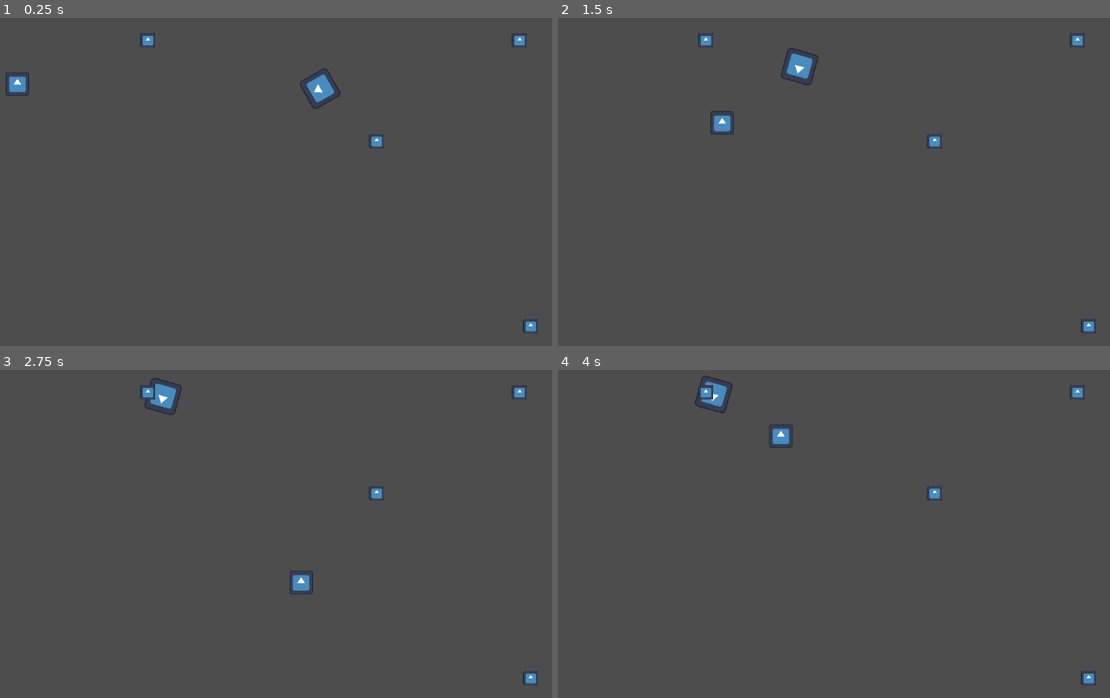
Above: before the commit, frames 1-4 (two rows, left to right).
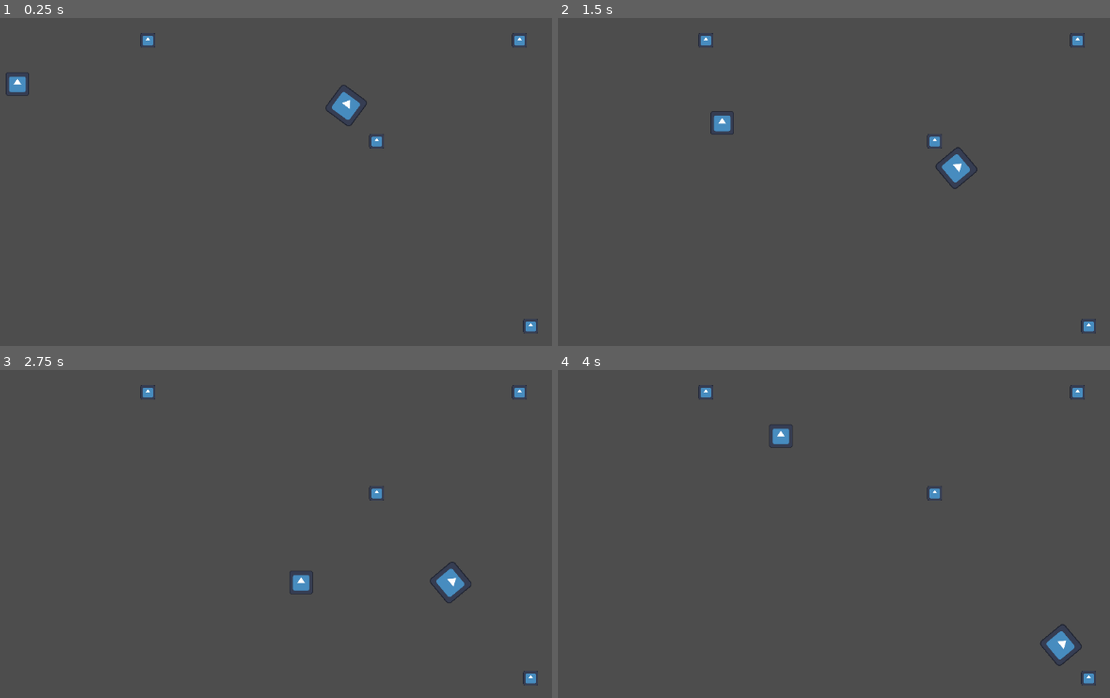
Above: after the commit, the same moments.

Repository: MarcelAndreleRoux/Biltong_LOB_IMY300
Game: Godot game, scene res://scenes/world/world.tscn
Same seed, same stepped clock (60 frames per second), same inputs: the game is played once before the commit and once after it. The engine's default icon, where the game draws it, is replaced by a stand-in: a white triangle on a blue panel in a dark square.
Inputs:
- Up to frame 1 (0.25 s): no input
- Up to frame 2 (1.5 s): hold D (move_right) 0.53-1.28 s; hold S (move_down) from 1.28 s (still down)
- Up to frame 3 (2.75 s): release S (move_down) at 2.03 s; hold D (move_right) from 2.03 s (still down)
- Up to frame 4 (4 s): release D (move_right) at 2.78 s; hold W (move_up) 2.78-3.53 s; hold A (move_left) from 3.53 s (still down)

The runs differ from the first frame. In frame 1, 0.7% of the frame differs, in the area x 54-67%, y 15-33%; in frame 2, 0.7%, in the area x 40-76%, y 9-53%; in frame 3, 0.7%; in frame 4, 0.6%.

Commit message:
Enemy movement fix

Diff:
--- a/scenes/entities/enemies/Wander.gd
+++ b/scenes/entities/enemies/Wander.gd
@@ -2,50 +2,54 @@
 
 @export var group_name: String
 
-@onready var wander_at_place_time = $WanderAtPlaceTime
-
 var positions: Array
-var temp_positions: Array
-var current_position: Marker2D
-
+var current_position_index: int = 0
 var direction: Vector2 = Vector2.ZERO
 var waiting: bool = false
 
 func _ready():
 	positions = get_tree().get_nodes_in_group(group_name)
-	_get_positions()
-	_get_next_position()
+	if positions.size() > 0:
+		_get_next_position()
+	else:
+		print("No positions found in group")
 
 func _physics_process(delta):
 	if waiting:
 		return
 
-	if global_position.distance_to(current_position.position) < 10:
+	if global_position.distance_to(positions[current_position_index].global_position) < 10:
 		_stop_and_wait()
 	else:
 		move_towards_position(delta)
 
-func _get_positions():
-	temp_positions = positions.duplicate()
-	temp_positions.shuffle()
-
 func _get_next_position():
-	if temp_positions.is_empty():
-		_get_positions()
-	current_position = temp_positions.pop_front()
-	direction = (current_position.position - global_position).normalized()
+	current_position_index = (current_position_index + 1) % positions.size()
+	direction = (positions[current_position_index].global_position - global_position).normalized()
 
 func _stop_and_wait():
 	waiting = true
-	wander_at_place_time.start()
+	_create_timer()
+
+func _create_timer():
+	var timer = Timer.new()
+	timer.wait_time = 3.0  # Set your desired wait time here
+	timer.one_shot = true
+	timer.timeout.connect(_on_wander_at_place_time_timeout)
+	add_child(timer)
+	timer.start()
 
 func move_towards_position(delta):
-	var move_amount = direction * delta
-	if global_position.distance_to(current_position.position) <= move_amount.length():
-		global_position = current_position.position
+	var move_amount = direction * delta  # Ensure speed is factored in
+	if global_position.distance_to(positions[current_position_index].global_position) <= move_amount.length():
+		global_position = positions[current_position_index].global_position
+		_stop_and_wait()  # Stop and wait when reaching the marker
 	else:
 		global_position += move_amount
 
 func _on_wander_at_place_time_timeout():
 	waiting = false
 	_get_next_position()
+	var timer = get_node("Timer")
+	if timer != null:
+		timer.queue_free()  # Remove the timer node
--- a/scenes/entities/enemies/wander.tscn
+++ b/scenes/entities/enemies/wander.tscn
@@ -5,8 +5,3 @@
 [node name="Wander" type="Node2D"]
 script = ExtResource("1_wtvnc")
 group_name = "FirstEnemy"
-
-[node name="WanderAtPlaceTime" type="Timer" parent="."]
-wait_time = 5.0
-
-[connection signal="timeout" from="WanderAtPlaceTime" to="." method="_on_wander_at_place_time_timeout"]
